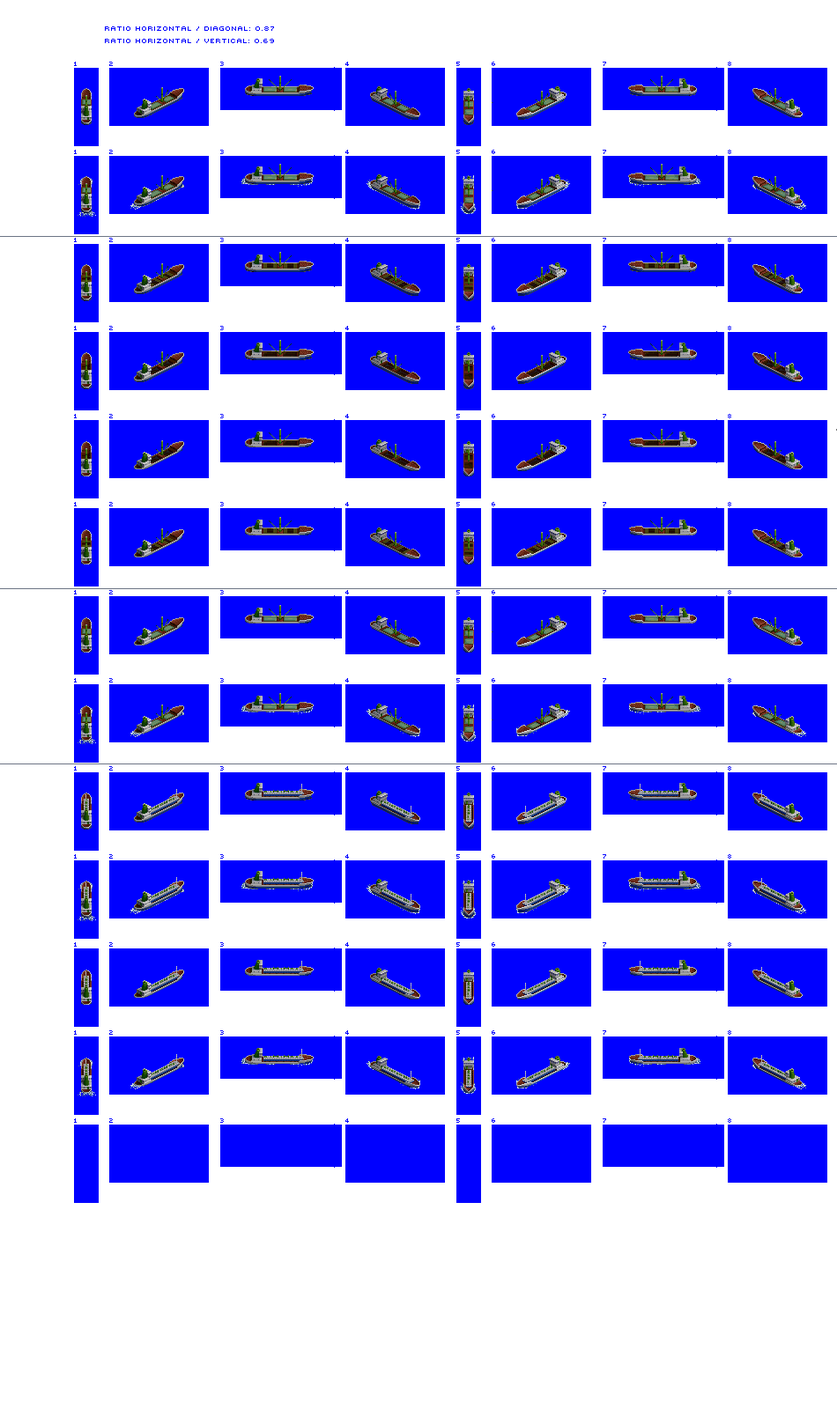
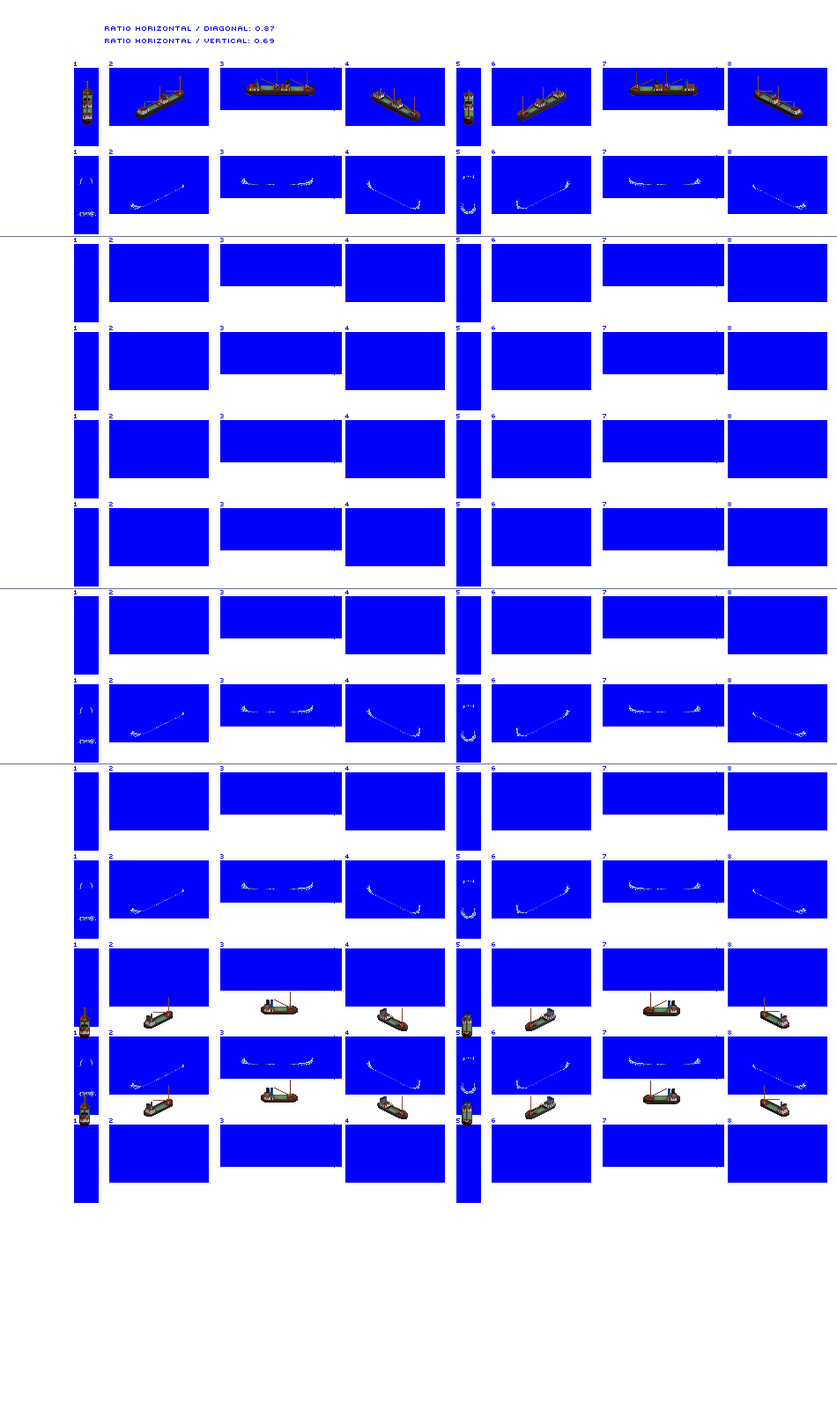
Layered file, before and after one edit (837x1409). Changes by layer:
hid "tanker" over [81, 783, 786, 1088]
hid "hatches", moved it above "large puffer" over [81, 87, 786, 733]
removed layer "Hatch Divider" over [155, 87, 783, 732]
renamed "cranes" to "large puffer", painted on it over [79, 70, 803, 1127]
hid "Large Trader" over [81, 78, 837, 1094]
